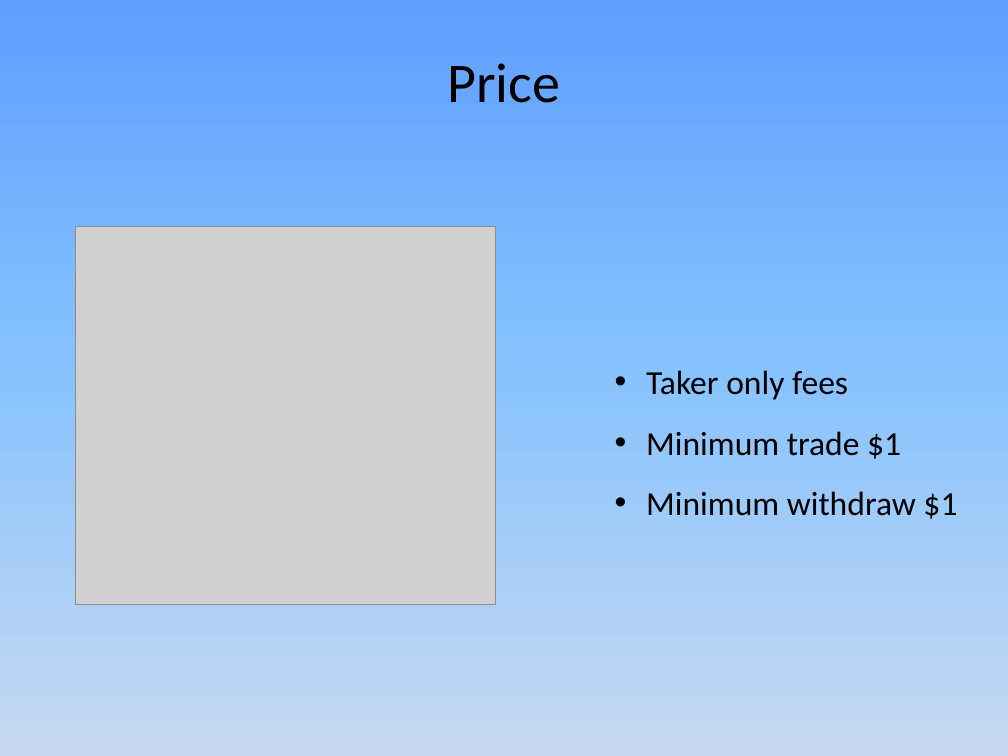
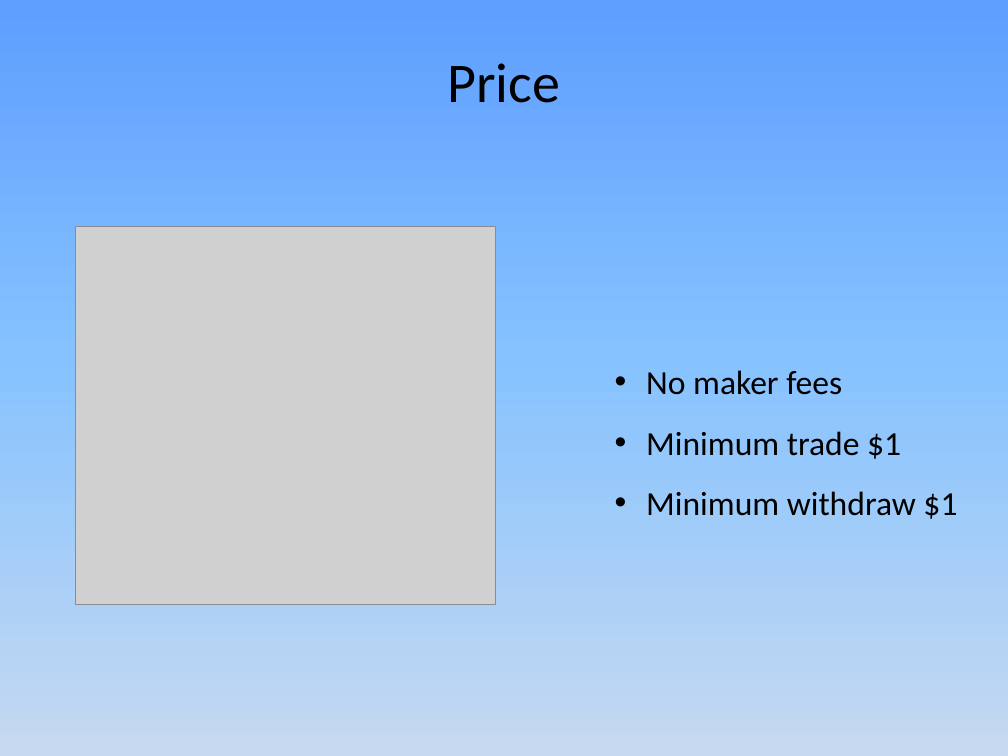
Before and after one commit to JamesLeB/Business, a slide deck: slide 12 of TODO/2-Monday/Presentation1.pptx (slide 11 before the commit). Drawn at 1008x756 pixels with LibreOffice and Linux fonts; fonts in the diff are those of the drawing; grey boxes stand for pictures. Boxes give left, top, right and bottom in pixels: in the first picture for what was removed or moved away, otherwise in the second. Text is boxed around its words. In the diff, an @@ line names an element or a change of style, - is before the commit and + after.

```diff
--- a/TODO/2-Monday/Presentation1.pptx
+++ b/TODO/2-Monday/Presentation1.pptx
@@ text at (646, 370, 842, 395): text changed @@
-• Taker only fees
+• No maker fees
```
Also in this commit, not shown: 7 other slides changed, 2 slides added, 1 other file.
